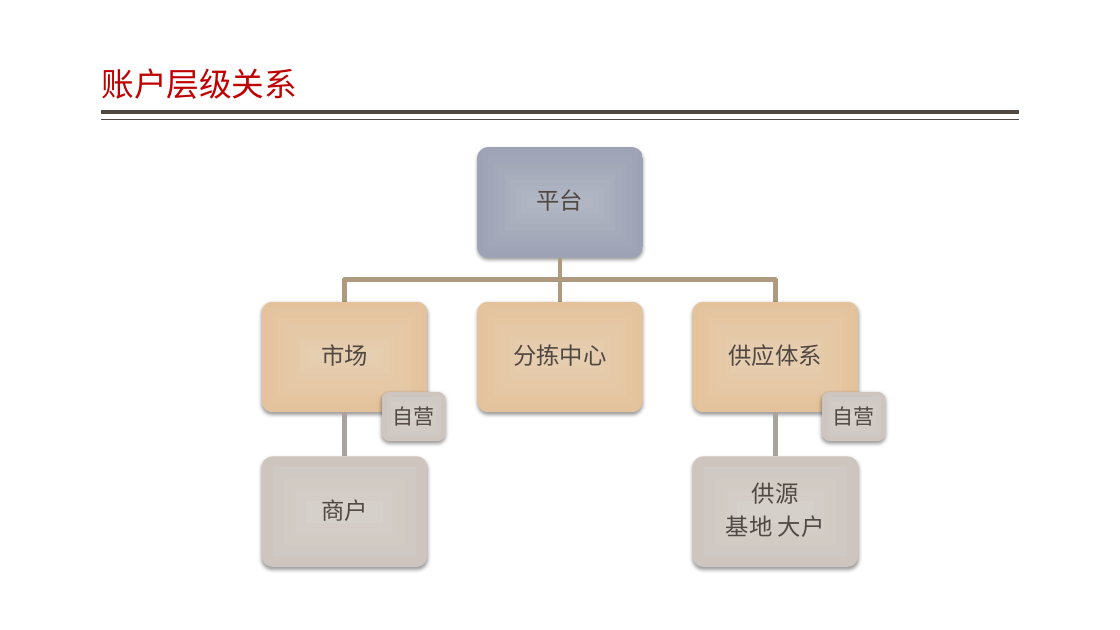
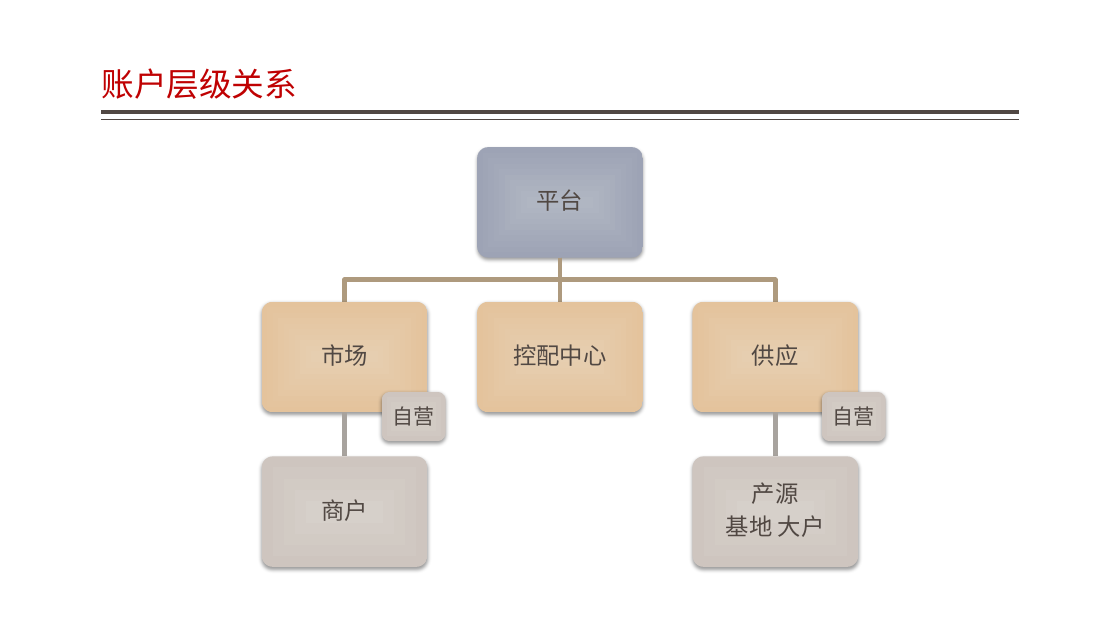
Before and after one commit to jzgi/chainsmart, a slide deck: slide 18 of Docs/品链应用参考设计.pptx. Drawn at 1120x630 pixels with LibreOffice and Linux fonts; fonts in the diff are those of the drawing. Boxes give left, top, right and bottom in pixels: in the first picture for what was removed or moved away, otherwise in the second. Text is boxed around its words. In the diff, an @@ line names an element or a change of style, - is before the commit and + after.

```diff
--- a/Docs/品链应用参考设计.pptx
+++ b/Docs/品链应用参考设计.pptx
@@ text at bbox=[513, 344, 606, 366]: text changed @@
-分拣中心
+控配中心
@@ text at bbox=[752, 344, 799, 366]: text changed @@
-供应体系
+供应
@@ text at bbox=[752, 482, 799, 504]: text changed @@
-供源
+产源
```
Also in this commit, not shown: 4 other slides changed, 10 other files.
